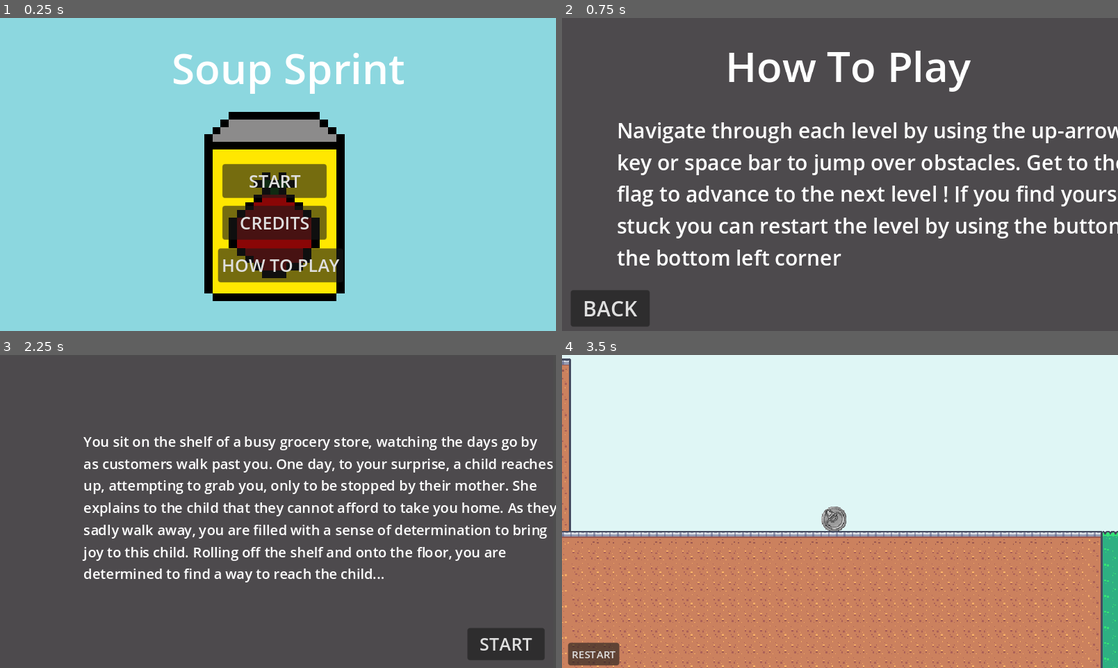
Above: before the commit, frames 1-4 (two rows, left to right).
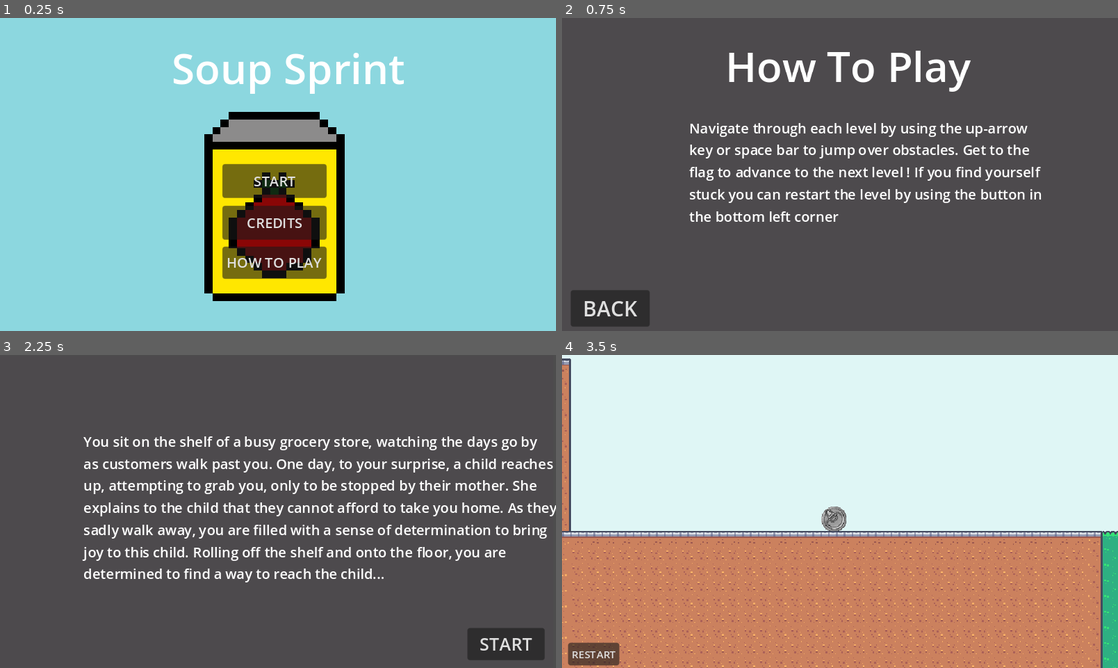
Above: after the commit, the same moments.

Repository: aleahgarcia/CSC378_Lab4
Game: Godot game, scene res://scenes/titlescreen.tscn
Same seed, same stepped clock (60 frames per second), same inputs: the game is played once before the commit and once after it.
Inputs:
- Up to frame 1 (0.25 s): no input
- Up to frame 2 (0.75 s): click "HOW TO PLAY" at 0.5 s
- Up to frame 3 (2.25 s): click "BACK" at 1.25 s; click "START" at 2 s
- Up to frame 4 (3.5 s): click "START" at 2.75 s

The runs differ from the first frame. In frame 1, 1.5% of the frame differs, in the area x 39-62%, y 50-85%; in frame 2, 10%, in the area x 9-100%, y 33-80%; in frame 3, less than 0.1%; in frame 4, nothing differs.

Commit message:
changed title screen

Diff:
--- a/scenes/how_to_play.tscn
+++ b/scenes/how_to_play.tscn
@@ -33,12 +33,12 @@
 
 [node name="Label2" type="Label" parent="ColorRect"]
 layout_mode = 0
-offset_left = 63.0
-offset_top = 112.0
-offset_right = 475.0
-offset_bottom = 303.0
+offset_left = 146.0
+offset_top = 115.0
+offset_right = 573.0
+offset_bottom = 306.0
 theme_override_fonts/font = SubResource("SystemFont_uy2o7")
-theme_override_font_sizes/font_size = 24
+theme_override_font_sizes/font_size = 16
 text = "Navigate through each level by using the up-arrow
 key or space bar to jump over obstacles. Get to the
 flag to advance to the next level ! If you find yourself
--- a/scenes/titlescreen.tscn
+++ b/scenes/titlescreen.tscn
@@ -67,7 +67,7 @@
 offset_bottom = 207.0
 theme = SubResource("Theme_muppy")
 theme_override_fonts/font = SubResource("SystemFont_w3x70")
-theme_override_font_sizes/font_size = 20
+theme_override_font_sizes/font_size = 16
 text = "START
 "
 script = ExtResource("1_ftwue")
@@ -80,7 +80,7 @@
 offset_right = 377.0
 offset_bottom = 255.0
 theme_override_fonts/font = SubResource("SystemFont_kn1b3")
-theme_override_font_sizes/font_size = 20
+theme_override_font_sizes/font_size = 16
 text = "CREDITS
 "
 script = SubResource("GDScript_st0fa")
@@ -88,12 +88,12 @@
 [node name="instructions" type="Button" parent="."]
 custom_minimum_size = Vector2(120, 32)
 layout_mode = 0
-offset_left = 252.0
-offset_top = 265.0
-offset_right = 382.0
-offset_bottom = 304.0
+offset_left = 257.0
+offset_top = 263.0
+offset_right = 377.0
+offset_bottom = 300.0
 theme_override_fonts/font = SubResource("SystemFont_2lqey")
-theme_override_font_sizes/font_size = 20
+theme_override_font_sizes/font_size = 16
 text = "HOW TO PLAY"
 script = ExtResource("1_ftwue")
 
